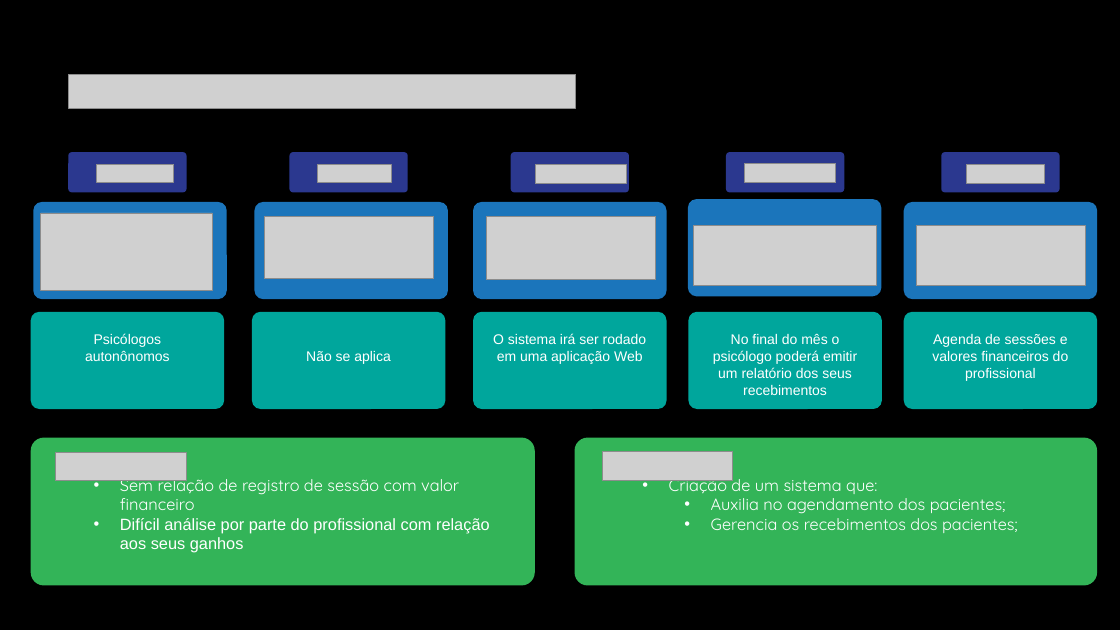
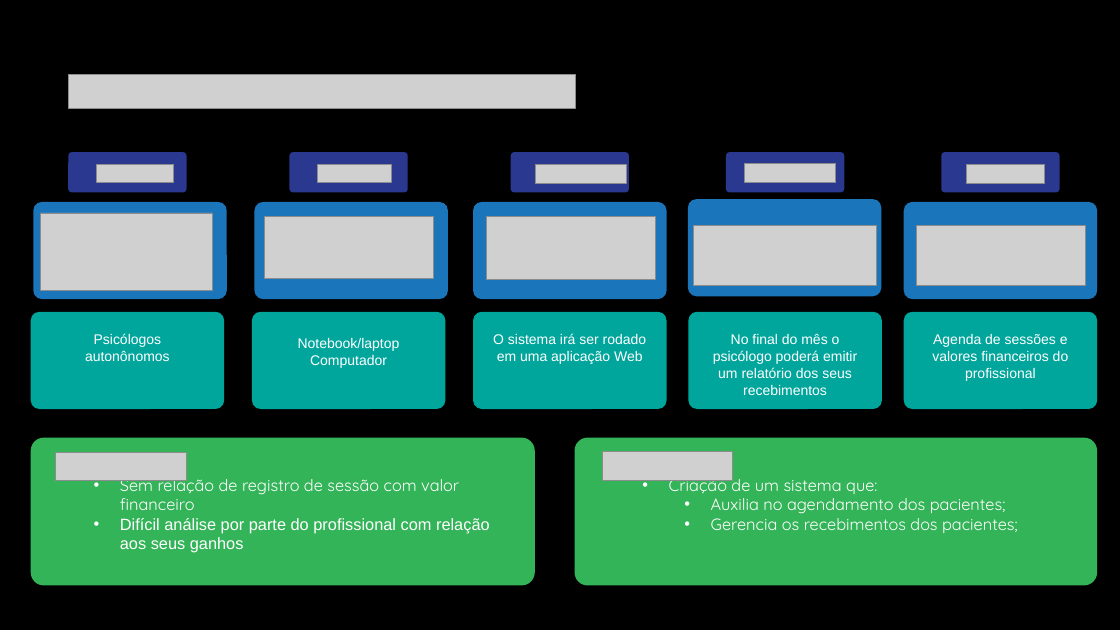
Before and after one commit to mjaramos/projeto_aplicado_igti, a slide deck: slide 2 of Documentos/Modelo Canvas do Projeto Aplicado - 2021.pptx. Drawn at 1120x630 pixels with LibreOffice and Linux fonts; fonts in the diff are those of the drawing; grey boxes stand for pictures. Boxes give left, top, right and bottom in pixels: in the first picture for what was removed or moved away, otherwise in the second. Text is boxed around its words. In the diff, an @@ line names an element or a change of style, - is before the commit and + after.

```diff
--- a/Documentos/Modelo Canvas do Projeto Aplicado - 2021.pptx
+++ b/Documentos/Modelo Canvas do Projeto Aplicado - 2021.pptx
@@ text at [298, 338, 400, 368]: text changed @@
-Não se aplica
+Notebook/laptop
+Computador
```
Also in this commit, not shown: 25 other files.
